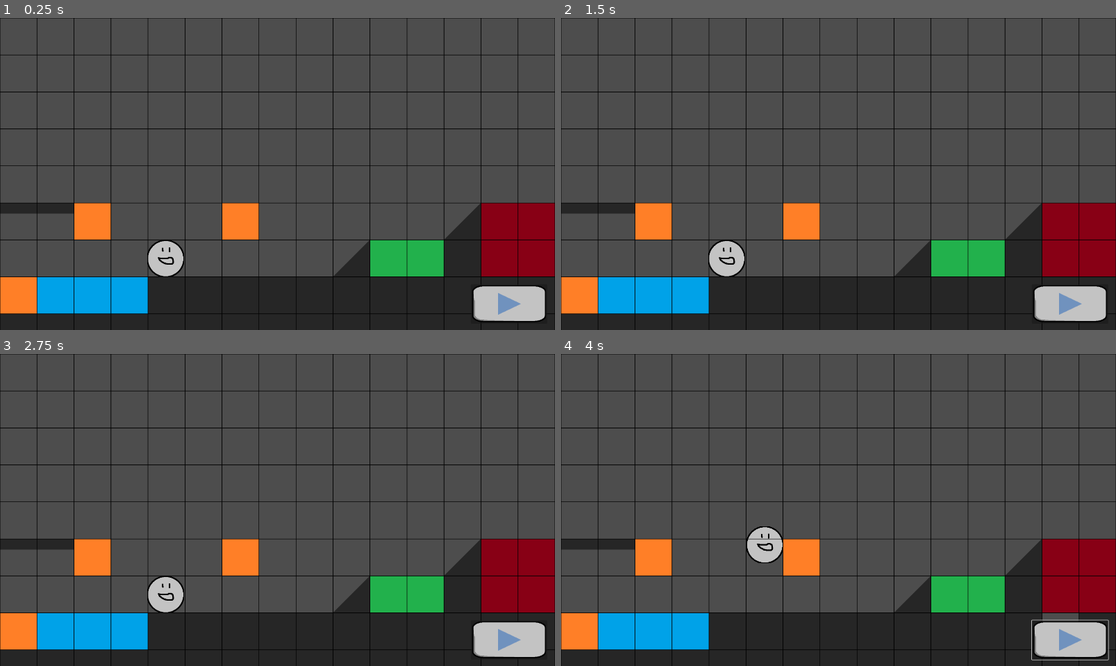
Above: before the commit, frames 1-4 (two rows, left to right).
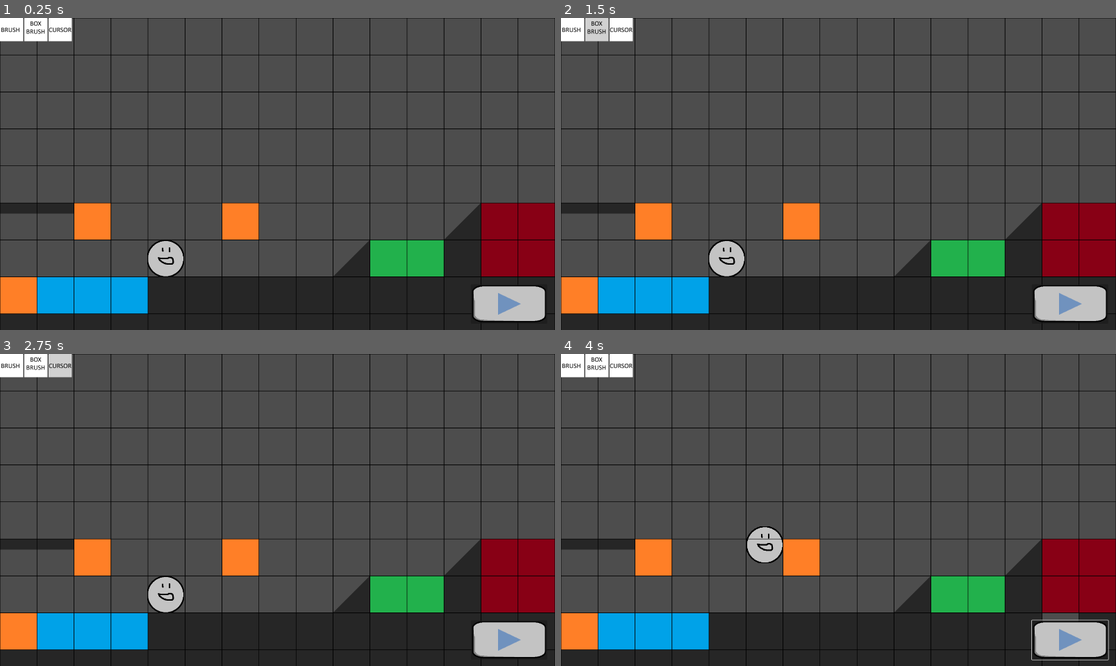
Above: after the commit, the same moments.

Repository: superwhack/levelsmith-platformer
Game: Godot game, scene res://Scenes/node_2d.tscn
Two runs of this game, one before a commit and one after it. Both use one fixed random seed, a clock stepped at 60 frames per second and the inputs below.
Inputs (mouse positions are in pixels of both pictures, inside the frame that each line leads up to):
- Up to frame 1 (0.25 s): no input
- Up to frame 2 (1.5 s): click (572, 30) at 0.52 s; click (594, 30) at 1.27 s
- Up to frame 3 (2.75 s): click (61, 366) at 2.02 s
- Up to frame 4 (4 s): click (1071, 641) at 2.75 s; tap Enter at 3.5 s; move the mouse to (960, 494) at 3.52 s; hold Right (right) from 3.53 s (still down); hold Z from 3.53 s (still down); tap Space (jump) at 3.77 s; tap X at 3.8 s

The runs differ from the first frame. In frame 1, 0.9% of the frame differs, in the area x 0-14%, y 0-8%; in frame 2, 0.9%; in frame 3, 0.9%; in frame 4, 0.9%.

Commit message:
Created stand-in ui buttons and hotkeys for switching tools
- Added hotkeys for switching tool
- Added buttons for switching tool
- Normal, hover, and pressed button images added
- Proper enum swapping
TODO: Added inputs to input map and swap out three lines within EditorManager.gd

Diff:
--- /dev/null
+++ b/levelsmith-platformer/Scenes/ToolSwitch.tscn
@@ -0,0 +1,67 @@
+[gd_scene format=3 uid="uid://84u38evaexwi"]
+
+[ext_resource type="Script" uid="uid://bc0t4fwnf3jge" path="res://Scripts/ToolSwitch.gd" id="1_8le6k"]
+[ext_resource type="Texture2D" uid="uid://beulnfgywfyen" path="res://Assets/UserInterface/Buttons/BrushToolButton.png" id="1_seqfd"]
+[ext_resource type="Texture2D" uid="uid://d0i2004v6afos" path="res://Assets/UserInterface/Buttons/BrushToolButton-pressed.png" id="2_qq874"]
+[ext_resource type="Texture2D" uid="uid://c3b06aes25hko" path="res://Assets/UserInterface/Buttons/BrushToolButton-hover.png" id="3_8le6k"]
+[ext_resource type="Texture2D" uid="uid://cfvwdpm881qj3" path="res://Assets/UserInterface/Buttons/BoxBrushToolButton.png" id="4_y8p3r"]
+[ext_resource type="Texture2D" uid="uid://n2mkd550obf3" path="res://Assets/UserInterface/Buttons/BoxBrushToolButton-pressed.png" id="5_85ipx"]
+[ext_resource type="Texture2D" uid="uid://fgu7tlq54ppg" path="res://Assets/UserInterface/Buttons/BoxBrushToolButton-hover.png" id="6_a7qfn"]
+[ext_resource type="Texture2D" uid="uid://6aw5pimo4a5q" path="res://Assets/UserInterface/Buttons/CursorToolButton.png" id="7_you77"]
+[ext_resource type="Texture2D" uid="uid://dq4hioof5em02" path="res://Assets/UserInterface/Buttons/CursorToolButton-pressed.png" id="8_ed4nk"]
+[ext_resource type="Texture2D" uid="uid://dfnh8cf1h7skh" path="res://Assets/UserInterface/Buttons/CursorToolButton-hover.png" id="9_762cx"]
+
+[node name="ToolSwitch" type="HBoxContainer" unique_id=1469240724]
+anchors_preset = -1
+anchor_right = 0.12900001
+anchor_bottom = 0.07700001
+offset_right = -79.68002
+offset_bottom = -2.1600113
+theme_override_constants/separation = 84
+script = ExtResource("1_8le6k")
+
+[node name="Control" type="Control" parent="." unique_id=2054412807]
+layout_mode = 2
+
+[node name="BrushToolButton" type="TextureButton" parent="Control" unique_id=1651147015]
+layout_mode = 0
+offset_right = 80.0
+offset_bottom = 80.0
+size_flags_horizontal = 0
+size_flags_vertical = 0
+texture_normal = ExtResource("1_seqfd")
+texture_pressed = ExtResource("2_qq874")
+texture_hover = ExtResource("3_8le6k")
+ignore_texture_size = true
+stretch_mode = 0
+
+[node name="Control2" type="Control" parent="." unique_id=1485990696]
+layout_mode = 2
+size_flags_horizontal = 3
+
+[node name="BoxBrushToolButton" type="TextureButton" parent="Control2" unique_id=722401074]
+layout_mode = 0
+offset_right = 80.0
+offset_bottom = 80.0
+texture_normal = ExtResource("4_y8p3r")
+texture_pressed = ExtResource("5_85ipx")
+texture_hover = ExtResource("6_a7qfn")
+ignore_texture_size = true
+stretch_mode = 0
+
+[node name="Control3" type="Control" parent="." unique_id=955516389]
+layout_mode = 2
+
+[node name="CursorButton" type="TextureButton" parent="Control3" unique_id=876085231]
+layout_mode = 0
+offset_right = 80.0
+offset_bottom = 80.0
+texture_normal = ExtResource("7_you77")
+texture_pressed = ExtResource("8_ed4nk")
+texture_hover = ExtResource("9_762cx")
+ignore_texture_size = true
+stretch_mode = 0
+
+[connection signal="pressed" from="Control/BrushToolButton" to="." method="_on_brush_tool_button_pressed"]
+[connection signal="pressed" from="Control2/BoxBrushToolButton" to="." method="_on_box_brush_tool_button_pressed"]
+[connection signal="pressed" from="Control3/CursorButton" to="." method="_on_cursor_button_pressed"]
--- a/levelsmith-platformer/Scenes/node_2d.tscn
+++ b/levelsmith-platformer/Scenes/node_2d.tscn
@@ -15,6 +15,7 @@
 [ext_resource type="Texture2D" uid="uid://cwhg3tjyytxee" path="res://Assets/Sprites/Tiles/GridLine.png" id="13_fpmp2"]
 [ext_resource type="Texture2D" uid="uid://4a45jwvowkli" path="res://Assets/Sprites/UI/play.png" id="14_xiv05"]
 [ext_resource type="Script" uid="uid://kl326f6vn6r8" path="res://Scripts/SceneSwap.gd" id="15_uybdb"]
+[ext_resource type="PackedScene" uid="uid://84u38evaexwi" path="res://Scenes/ToolSwitch.tscn" id="16_fg7i4"]
 
 [sub_resource type="CircleShape2D" id="CircleShape2D_x0ka3"]
 
@@ -175,3 +176,6 @@
 action_mode = 0
 icon = ExtResource("14_xiv05")
 script = ExtResource("15_uybdb")
+
+[node name="ToolSwitch" parent="." unique_id=2083666767 node_paths=PackedStringArray("editorManager") instance=ExtResource("16_fg7i4")]
+editorManager = NodePath("../EditorManager")
--- a/levelsmith-platformer/Scripts/EditorManager.gd
+++ b/levelsmith-platformer/Scripts/EditorManager.gd
@@ -14,6 +14,19 @@
 		var tilePos = tileSet.local_to_map(tileSet.to_local(get_global_mouse_position()));
 		tileSet.set_cell(tilePos, -1);
 		print(tilePos);
+
+	#TODO: Add key switch to input map and replace with .is_action_just_pressed
+	#if Input.is_action_just_pressed("brush_tool"):
+	if Input.is_key_pressed(KEY_Z):
+		change_tool(Global.Tool.BRUSH);
+
+	#if Input.is_action_just_pressed("box_brush_tool"):
+	if Input.is_key_pressed(KEY_X):
+		change_tool(Global.Tool.BOX_BRUSH);
+
+	#if Input.is_action_just_pressed("cursor_tool"):
+	if Input.is_key_pressed(KEY_C):
+		change_tool(Global.Tool.CURSOR);
 
 func place_tile(pos: Vector2) -> void:
 	print("a");
@@ -38,4 +51,9 @@
 
 # Change the selected tool to the clicked on tool.
 func change_tool(tool: Global.Tool) -> void:
+	if currentTool == tool:
+		return;
+
 	currentTool = tool;
+
+	print("Current Tool: ", currentTool);
--- /dev/null
+++ b/levelsmith-platformer/Scripts/ToolSwitch.gd
@@ -0,0 +1,25 @@
+extends HBoxContainer
+
+@export var editorManager : Node2D;
+
+# Called when the node enters the scene tree for the first time.
+func _ready() -> void:
+	pass
+
+
+# Called every frame. 'delta' is the elapsed time since the previous frame.
+func _process(delta: float) -> void:
+	pass
+
+
+
+func _on_brush_tool_button_pressed() -> void:
+	editorManager.change_tool(Global.Tool.BRUSH);
+
+
+func _on_box_brush_tool_button_pressed() -> void:
+	editorManager.change_tool(Global.Tool.BOX_BRUSH);
+
+
+func _on_cursor_button_pressed() -> void:
+	editorManager.change_tool(Global.Tool.CURSOR);
Binary file added: levelsmith-platformer/Assets/UserInterface/Buttons/BoxBrushToolButton-hover.png
Not shown, added: levelsmith-platformer/Assets/UserInterface/Buttons/BoxBrushToolButton-hover.png.import
Binary file added: levelsmith-platformer/Assets/UserInterface/Buttons/BoxBrushToolButton-pressed.png
Not shown, added: levelsmith-platformer/Assets/UserInterface/Buttons/BoxBrushToolButton-pressed.png.import
Binary file added: levelsmith-platformer/Assets/UserInterface/Buttons/BoxBrushToolButton.png
Not shown, added: levelsmith-platformer/Assets/UserInterface/Buttons/BoxBrushToolButton.png.import
Binary file added: levelsmith-platformer/Assets/UserInterface/Buttons/BrushToolButton-hover.png
Not shown, added: levelsmith-platformer/Assets/UserInterface/Buttons/BrushToolButton-hover.png.import
Binary file added: levelsmith-platformer/Assets/UserInterface/Buttons/BrushToolButton-pressed.png
Not shown, added: levelsmith-platformer/Assets/UserInterface/Buttons/BrushToolButton-pressed.png.import
Binary file added: levelsmith-platformer/Assets/UserInterface/Buttons/BrushToolButton.png
Not shown, added: levelsmith-platformer/Assets/UserInterface/Buttons/BrushToolButton.png.import
(and 7 more such lines)
